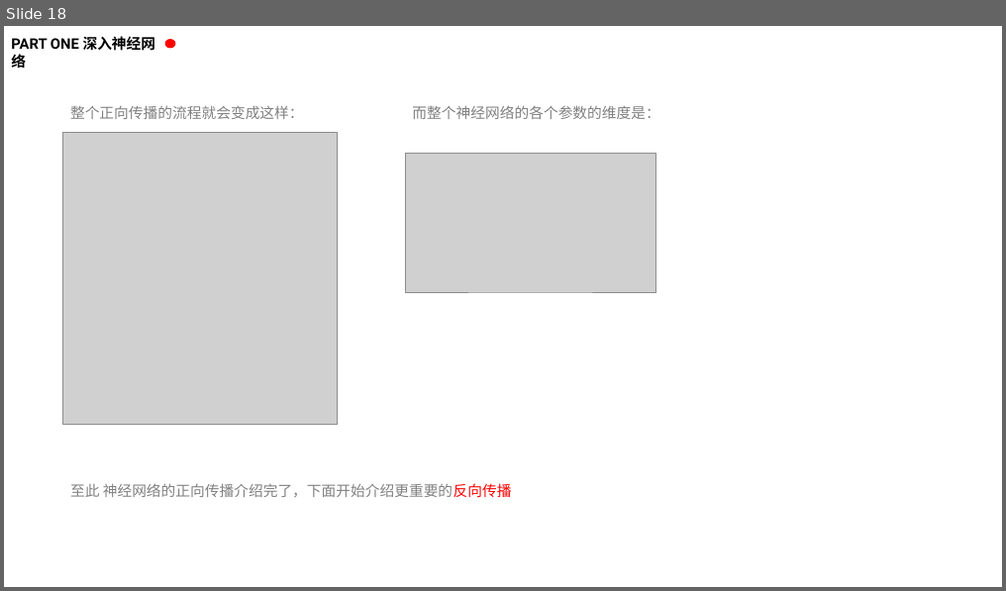
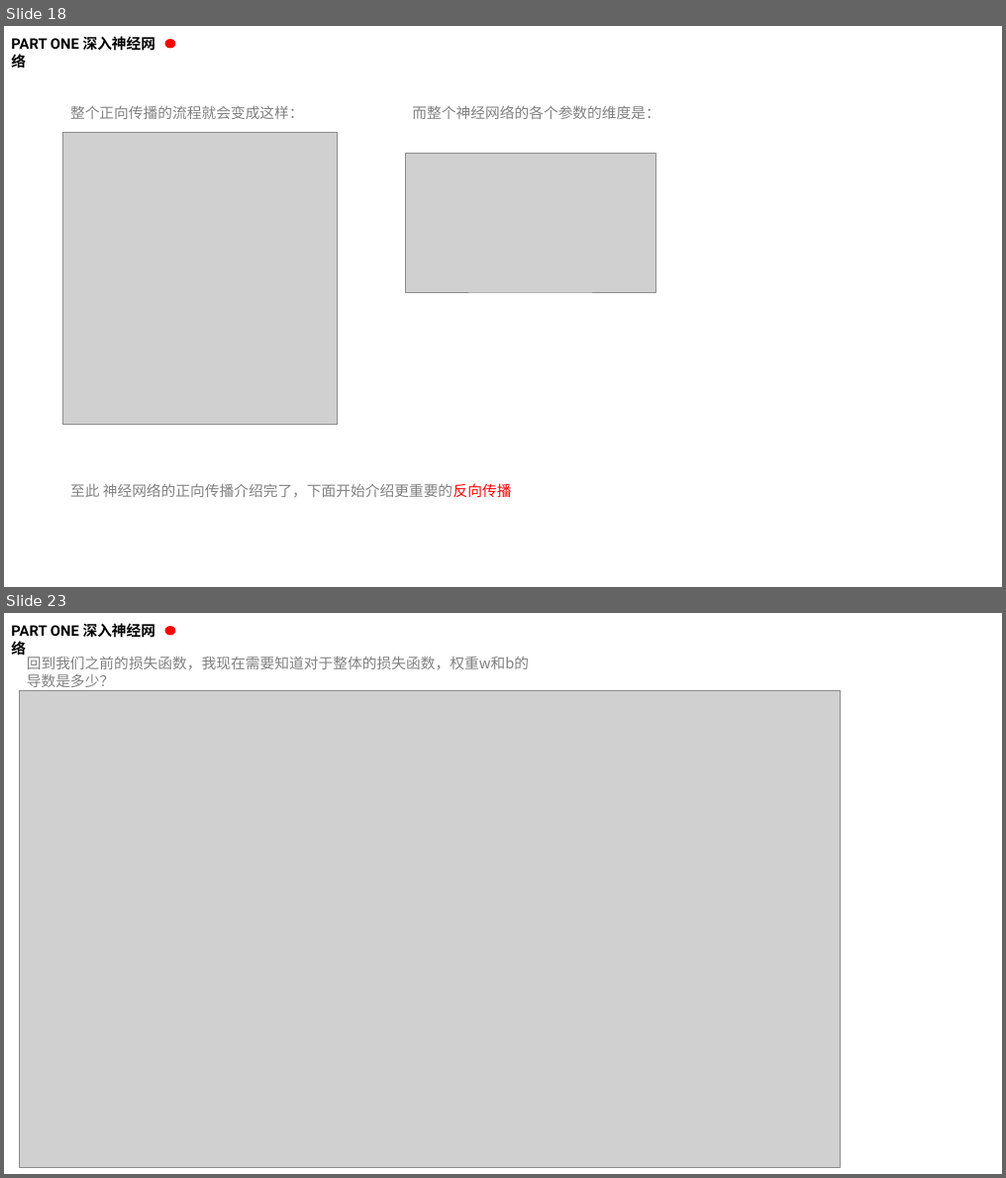
Before and after one commit to kaixinbaba/rlshare, a slide deck: 机器学习分享-神经网络.pptx. Shown one above the other, each under a label of ours: slide 18 before the commit, slides 18 and 23 after it; the slides between them are not shown. The pictures are 1006x591 and 1006x1178 pixels, drawn with LibreOffice and Linux fonts; fonts in the diff are those of the drawing; grey boxes stand for pictures; background and template pictures are left out. Boxes give left, top, right and bottom in pixels: in the first picture for what was removed or moved away, otherwise in the second. Text is boxed around its words. In the diff, an @@ line names an element or a change of style, - is before the commit and + after.

```diff
--- a/机器学习分享-神经网络.pptx
+++ b/机器学习分享-神经网络.pptx
@@ slide 23 added at (x1=4, y1=613, x2=1002, y2=1174), background #FFFFFF @@
@@ text added at (x1=11, y1=623, x2=156, y2=658), 14 pt, text #000000, bold @@
+PART ONE 深入神经网络
@@ ellipse added at (x1=165, y1=626, x2=175, y2=635), fill #FF0000 @@
@@ text added at (x1=27, y1=656, x2=529, y2=670), 14 pt, text #808080 @@
+回到我们之前的损失函数，我现在需要知道对于整体的损失函数，权重w和b的导数是多少？
@@ picture added at (x1=19, y1=690, x2=841, y2=1167) @@
```
Also in this commit, not shown: 5 slides changed, 8 other slides added.
